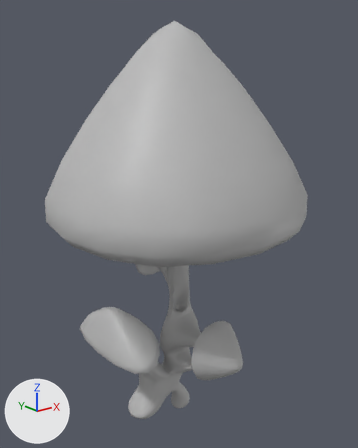
The FBX model Assets/Ressources/FBX/MOD_Tree_07.fbx as it was, and as the next commit left it.
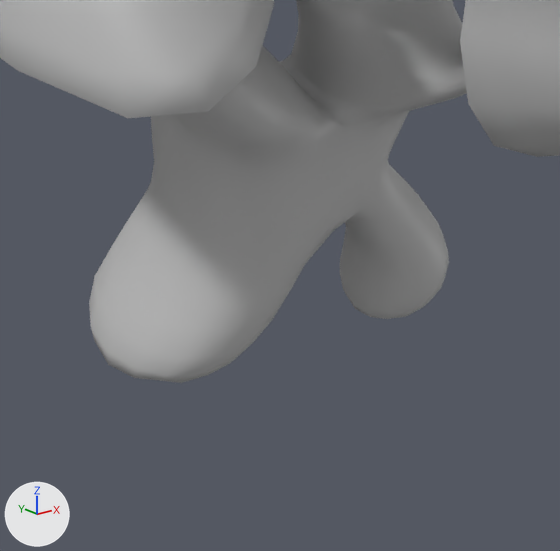
Old and new are each drawn whole from a 50 mm camera at (-12.09, -16.36, 15.59) aimed at (0.85, -0.18, 9.11) and again close up on the part from 32% to 58% of the width and 79% to 100% of the height. The lights are fixed; the arrows at lower left show +X, +Y and +Z. Where no turn or scale is listed for an object, it has been applied to the vertices.

Before the edit, the objects in view are built like this:
```python
me_mesh = bpy.data.meshes.new('Mesh')
me_mesh.from_pydata(...)  # 2592 vertices, 5184 faces; spans x -4.7..5.9, y -5.6..5.1, z -0.1..17.3
me_mesh.materials.append(mat_lambert1)  # grey #bcbcbc
ob_mod_tree_07 = bpy.data.objects.new('MOD_tree_07', me_mesh)
ob_mod_tree_07.location = (0.0, 0.0, 0.0)
```
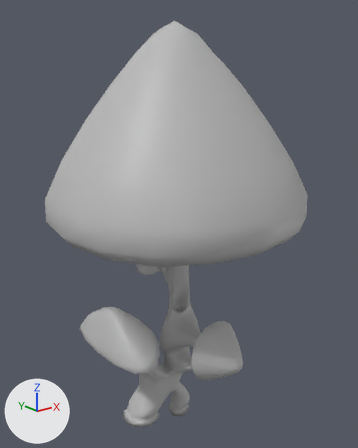
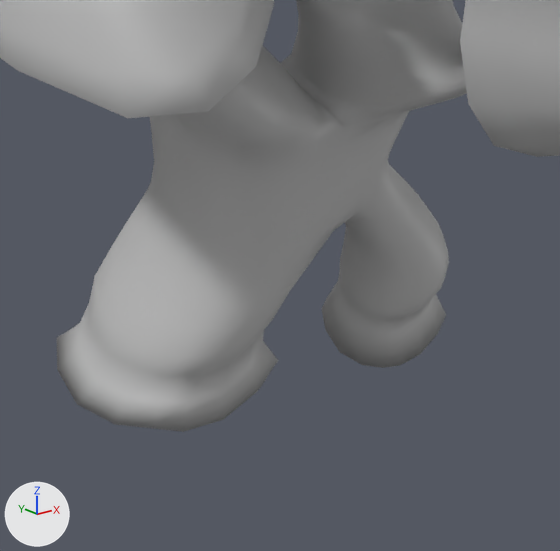
The newer file is also turned or shifted as a whole; pictures and numbers use the older file's frame.

Boxes (x1, y1, x2, y2) around the edits, measured in the close-ups (560 x 551 px; the box of a moved part takes in the faces that stretch with it):
'MOD_tree_07', reshaped: before (0, 0, 560, 383); after (0, 0, 560, 432)
part 1 of me_mesh, moved or reshaped: before (91, 261, 386, 383); after (57, 261, 446, 432)

Edits to the bpy script that builds the scene:
```text
Change me_mesh:
    used by ob_mod_tree_07; location = (0.0, 0.0, 0.0)
    remove me_mesh.from_pydata(...)  # 2592 vertices, 5184 faces; spans x -4.7..5.9, y -5.6..5.1, z -0.1..17.3
    add me_mesh.from_pydata(...)  # 2606 vertices, 2593 faces; spans x -4.7..5.9, y -5.6..5.1, z -0.4..17.3
    me_mesh part 1: 1 vertex moved within x 0.5, y 0.0, z 0.1; 50 vertices removed from x -1.7..1.0, y -0.6..0.7, z -0.1..0.3; 64 vertices added at x -2.0..1.2, y -0.8..1.0, z -0.4..0.2
```
